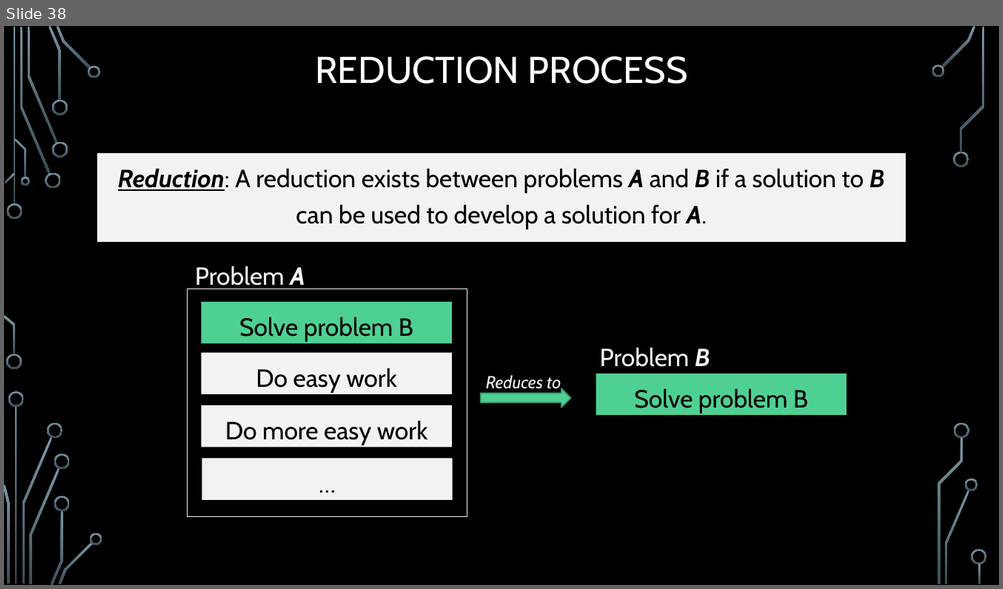
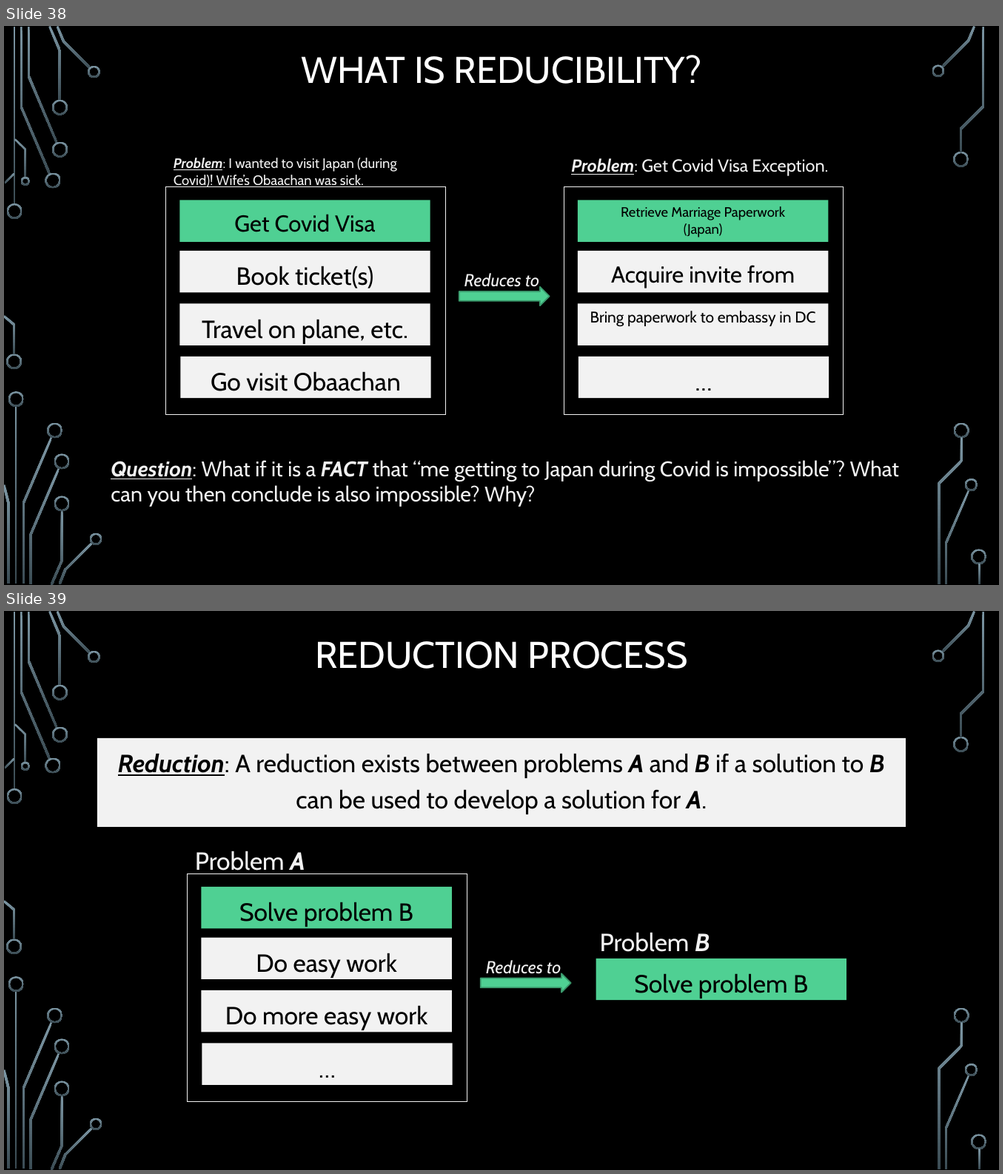
Before and after one commit to markfloryan/dmt2, a slide deck: slides/04-DecidableLanguages.pptx. Shown one above the other, each under a label of ours: slide 38 before the commit, slides 38 and 39 after it. The pictures are 1003x589 and 1003x1174 pixels, drawn with LibreOffice and Linux fonts; fonts in the diff are those of the drawing; background and template pictures are left out. Boxes give left, top, right and bottom in pixels: in the first picture for what was removed or moved away, otherwise in the second. Text is boxed around its words. In the diff, an @@ line names an element or a change of style, - is before the commit and + after.

```diff
--- a/slides/04-DecidableLanguages.pptx
+++ b/slides/04-DecidableLanguages.pptx
@@ slide 38 added at box(4, 26, 999, 585), background picture (left out); not listed: 36 template elements that a slide beside it also shows @@
@@ title added at box(301, 55, 702, 84), 36 pt, text #FFFFFF @@
+WHAT IS REDUCIBILITY?
@@ text added at box(173, 158, 397, 187), 13.2 pt, text #F2F2F2 @@
+Problem: I wanted to visit Japan (during Covid)! Wife’s Obaachan was sick.
@@ text added at box(571, 158, 828, 176), 16.8 pt, text #F2F2F2 @@
+Problem: Get Covid Visa Exception.
@@ rectangle added at box(166, 187, 445, 415), outline #F2F2F2 0.75 pt @@
@@ rectangle added at box(179, 200, 430, 241), fill #4FD093, 22.2 pt, text #000000 @@
+Get Covid Visa Exception
@@ rectangle added at box(563, 187, 842, 415), outline #F2F2F2 0.75 pt @@
@@ rectangle added at box(578, 200, 828, 241), fill #4FD093, 13.2 pt, text #000000 @@
+Retrieve Marriage Paperwork
+(Japan)
@@ rectangle added at box(179, 251, 430, 293), fill #F2F2F2, 24 pt, text #000000 @@
+Book ticket(s)
@@ rectangle added at box(578, 251, 828, 293), fill #F2F2F2, 22.2 pt, text #000000 @@
+Acquire invite from citizen
@@ right arrow added at box(459, 287, 549, 306), fill #4FD093, outline #3A9A6D 1.25 pt @@
@@ text added at box(464, 273, 539, 292), 16.8 pt, text #F2F2F2, italic @@
+Reduces to
@@ rectangle added at box(179, 304, 430, 346), fill #F2F2F2, 24 pt, text #000000 @@
+Travel on plane, etc.
@@ rectangle added at box(578, 304, 828, 346), fill #F2F2F2, 15 pt, text #000000 @@
+Bring paperwork to embassy in DC
@@ rectangle added at box(180, 357, 431, 398), fill #F2F2F2, 24 pt, text #000000 @@
+Go visit Obaachan
@@ rectangle added at box(578, 357, 829, 398), fill #F2F2F2, 24 pt, text #000000 @@
+…
@@ text added at box(111, 460, 899, 507), 20.4 pt, text #F2F2F2 @@
+Question: What if it is a FACT that “me getting to Japan during Covid is impossible”? What can you then conclude is also impossible? Why?
@@ what was slide 38 is now slide 39 @@
```
Also in this commit, not shown: 1 slide changed, 1 other file.
